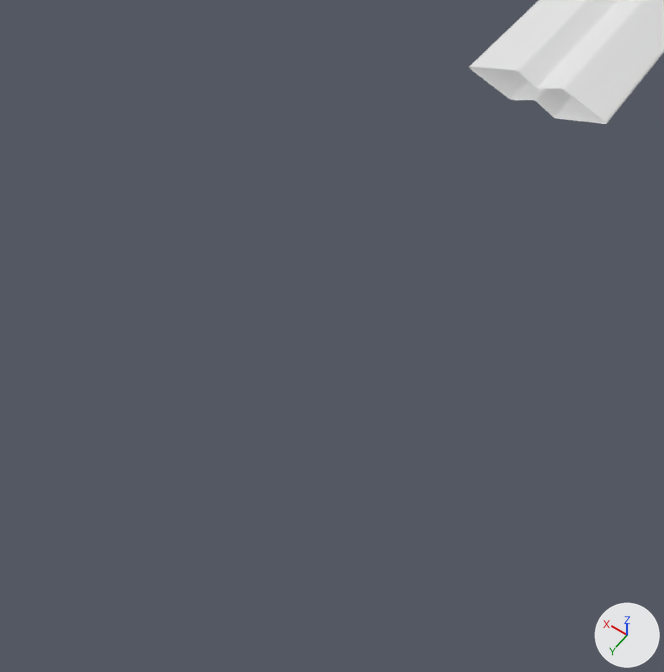
Before and after pictures for a commit that changed the Blender file tutorial_sword.blend.
Both versions are drawn from a camera (50 mm lens) standing at (-0.809, 7.964, 1.7) and looking at (-0.002, 6.834, -0.077). The axes (+X, +Y, +Z) are drawn at lower right. The lights are the same throughout. Mesh edges are drawn as thin lines on the coarser meshes.
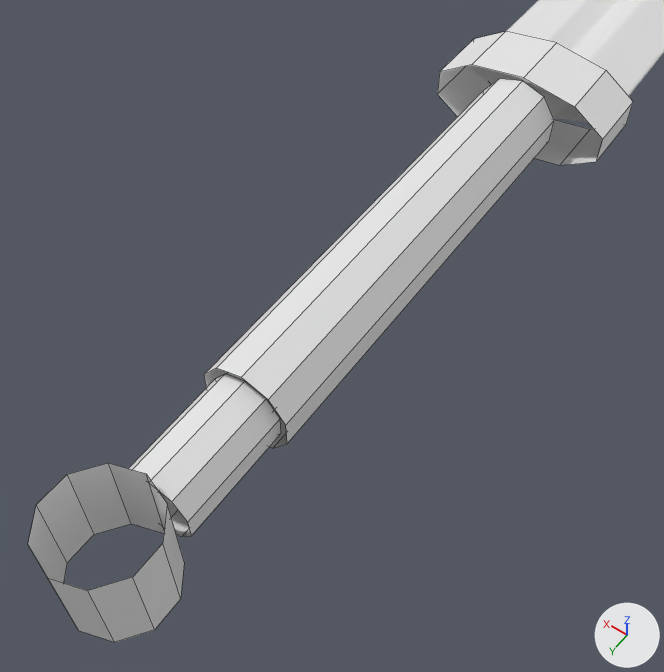
Location of each change, (x1, y1, x2, y2) in pixels of the pictures (664 x 672 px):
'Cylinder.001', added: after (204, 79, 554, 448)
'Cylinder.003', added: after (28, 463, 184, 642)
'Cylinder.002', added: after (128, 374, 281, 537)
'Cylinder', added: after (437, 32, 633, 165)

The edits, one by one:
Mesh me_cylinder_004 is new.
It has 20 vertices, 10 faces and spans x -0.95..0.95, y -1.0..1.0, z -1.0..1.0.
Object 'Cylinder.003' (ob_cylinder_003) is new; it shows me_cylinder_004.
Its location is (0.0, 7.58, 0.0).
Its scale is (0.13, 0.13, 0.13).
Object 'Cylinder.002' (ob_cylinder_002) is new; it shows a copy of me_cylinder_004.
Its location is (0.0, 7.3, 0.0).
Its rotation in degrees is (90, 0, 0).
Its scale is (0.095, 0.095, 0.15).
Object 'Cylinder.001' (ob_cylinder_001) is new; it shows a copy of me_cylinder_004.
Its location is (0.0, 6.54, 0.0).
Its rotation in degrees is (90, 0, 0).
Its scale is (0.12, 0.12, 0.62).
Object 'Cylinder' (ob_cylinder) is new; it shows a copy of me_cylinder_004.
Its location is (0.0, 5.82, 0.0).
Its rotation in degrees is (90, 0, 0).
Its scale is (0.275, 0.13, 0.1).
